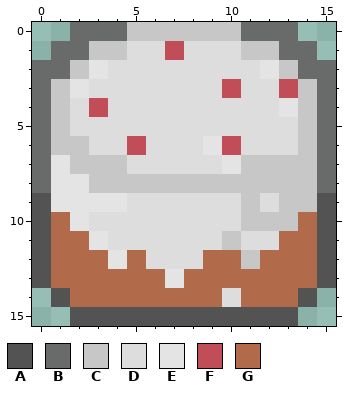
Two states of a pixel-art file, assets/icon.aseprite. Above, as it was before the edit.
16x16 pixels, 1 frame. Colours within 5 levels of each other are drawn and written as one.
Palette (. is transparent): A #535353  B #696a6a  C #c7c7c7  D #dddddd  E #e4e4e4  F #c04d58  G #b26b4a
Now the later version:
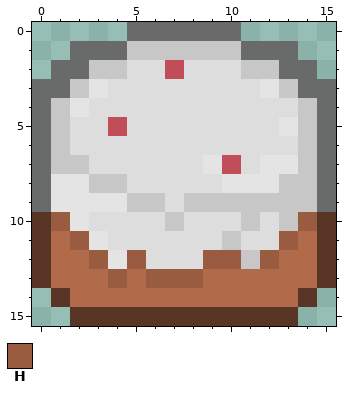
Colours new in this view: H #995c40
Diff:
Colour A changes from #535353 to #583525.
Colour A becomes colour B in row 9 at x 0 and 15.
Colour C becomes colour B in row 0 at x 5 to 10; in row 1 at x 3 to 4 and 11 to 12; in row 2 at x 2 and 13; in row 3 at x 1 and 14.
Colour D becomes colour C in row 1 at x 5 to 6 and 8 to 10; in row 2 at x 4 and 11; in row 9 at x 5 to 6, 8 to 10 and 12; in row 10 at x 7.
Colour E becomes colour C in row 2 at x 3 and 12; in row 3 at x 2; in row 7 at x 1.
Colour F becomes colour C in row 1 at x 7; in row 3 at x 13.
Colour C becomes colour D in row 6 at x 2; in row 7 at x 3 to 4 and 11; in row 8 at x 5 to 9; in row 10 at x 12.
Colour E becomes colour D in row 4 at x 13; in row 6 at x 9.
Colour F becomes colour D in row 3 at x 10; in row 4 at x 3; in row 6 at x 5 and 10.
Colour C becomes colour E in row 7 at x 12 to 13; in row 8 at x 10 to 12.
Colour D becomes colour E in row 3 at x 3 and 12; in row 4 at x 2; in row 5 at x 13; in row 7 at x 9.
Colour D becomes colour F in row 2 at x 7; in row 5 at x 4.
Colour E becomes colour F in row 7 at x 10.
Colour D becomes colour G in row 14 at x 10.
Colour E becomes colour H in row 13 at x 7.
Colour G becomes colour H in row 10 at x 1 and 14; in row 11 at x 2 and 13; in row 12 at x 3, 5, 9 to 10 and 12; in row 13 at x 4, 6 and 8.
The edit erases colour B in row 0 at x 2 to 4 and 11 to 13; in row 1 at x 1 and 14; in row 2 at x 0 and 15.
